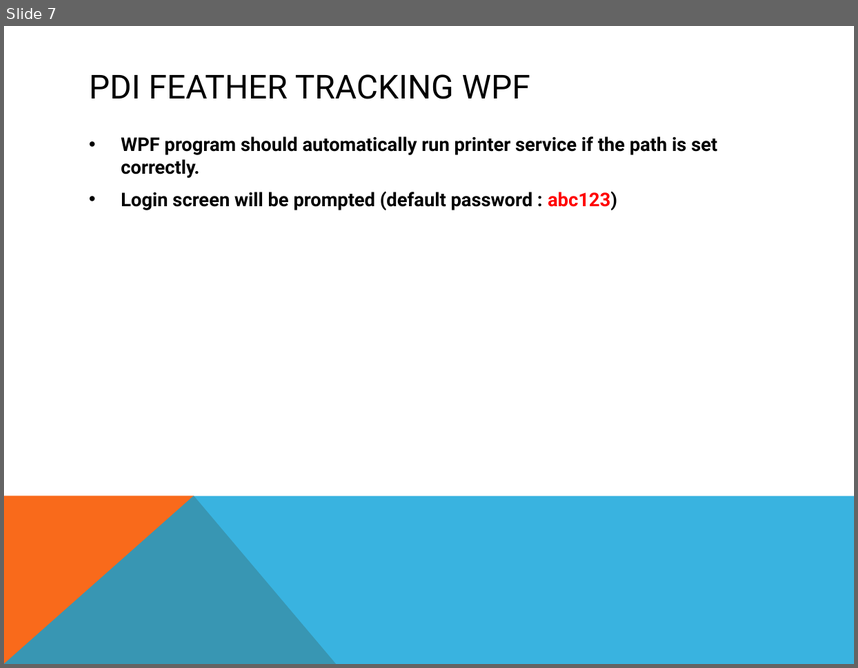
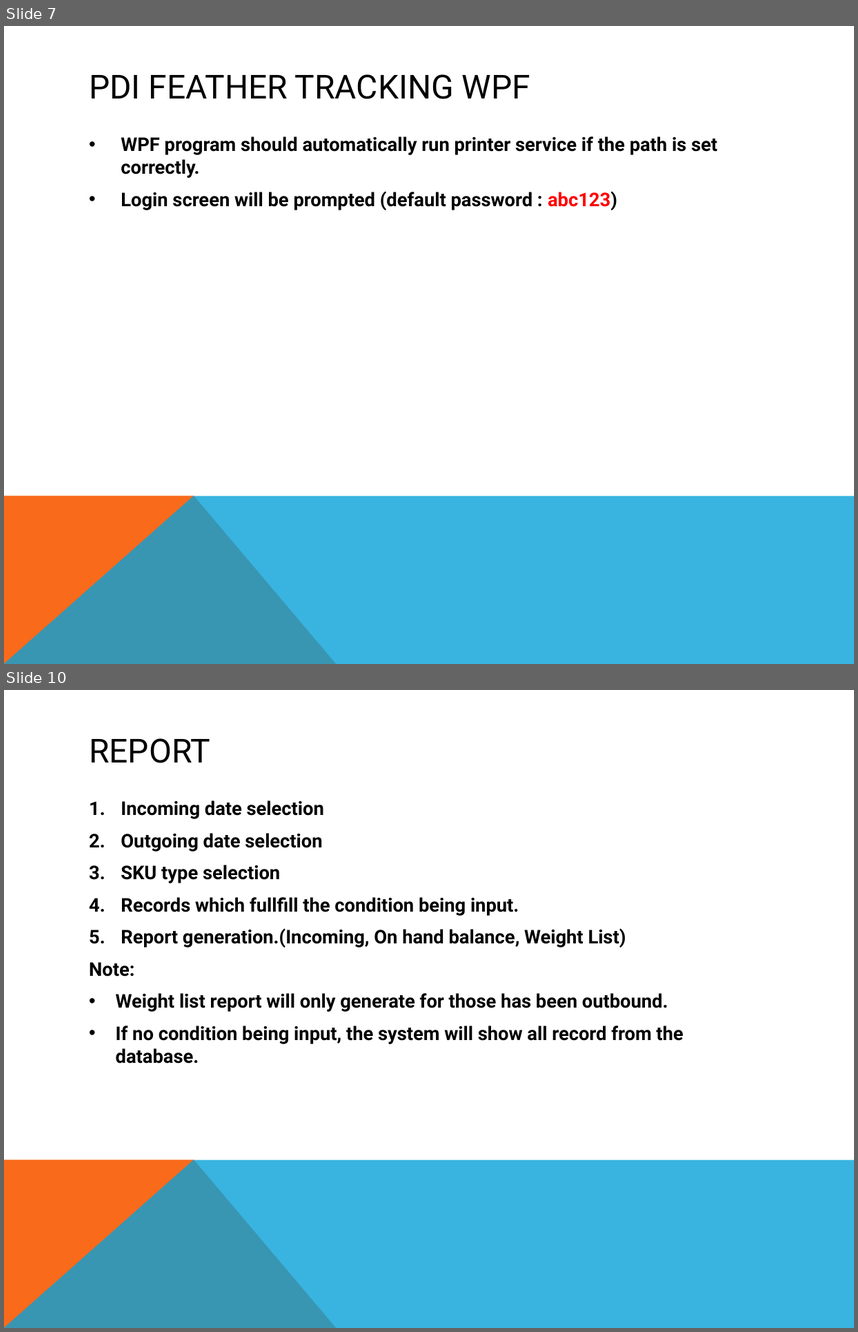
Before and after one commit to chiewx96/PDI_Project, a slide deck: PDI_Feather_Tracking_WPF/PDI_Feather_Tracking_WPF/PDI Feather tracking.pptx. Shown one above the other, each under a label of ours: slide 7 before the commit, slides 7 and 10 after it; the slides between them are not shown. The pictures are 858x668 and 858x1332 pixels, drawn with LibreOffice and Linux fonts; fonts in the diff are those of the drawing. Boxes give left, top, right and bottom in pixels: in the first picture for what was removed or moved away, otherwise in the second. Text is boxed around its words. In the diff, an @@ line names an element or a change of style, - is before the commit and + after.

```diff
--- a/PDI_Feather_Tracking_WPF/PDI_Feather_Tracking_WPF/PDI Feather tracking.pptx
+++ b/PDI_Feather_Tracking_WPF/PDI_Feather_Tracking_WPF/PDI Feather tracking.pptx
@@ slide 10 added at [4, 690, 854, 1328], background #FFFFFF; not listed: 2 template elements that a slide beside it also shows @@
@@ title added at [89, 738, 210, 763], 28 pt, text #000000 @@
+REPORT
@@ text added at [89, 800, 683, 1063], 16 pt, text #000000, bold @@
+1. Incoming date selection
+2. Outgoing date selection
+3. SKU type selection
+4. Records which fullfill the condition being input.
+5. Report generation.(Incoming, On hand balance, Weight List)
+Note:
+• Weight list report will only generate for those has been outbound.
+• If no condition being input, the system will show all record from the database.
```
Also in this commit, not shown: 6 slides changed, 7 other slides added, 18 other files.
